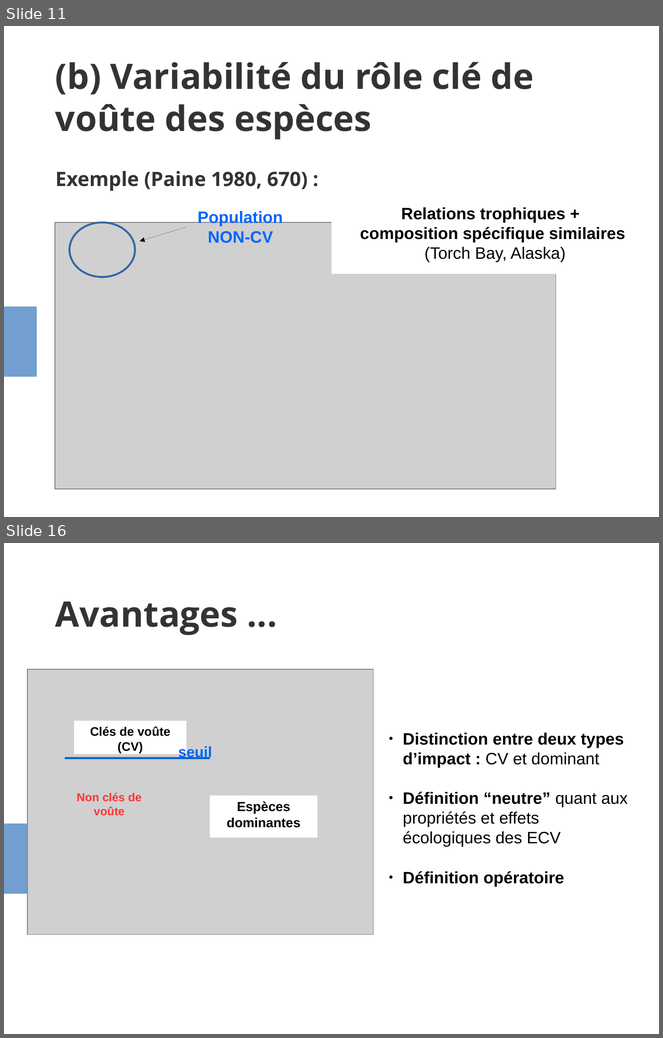
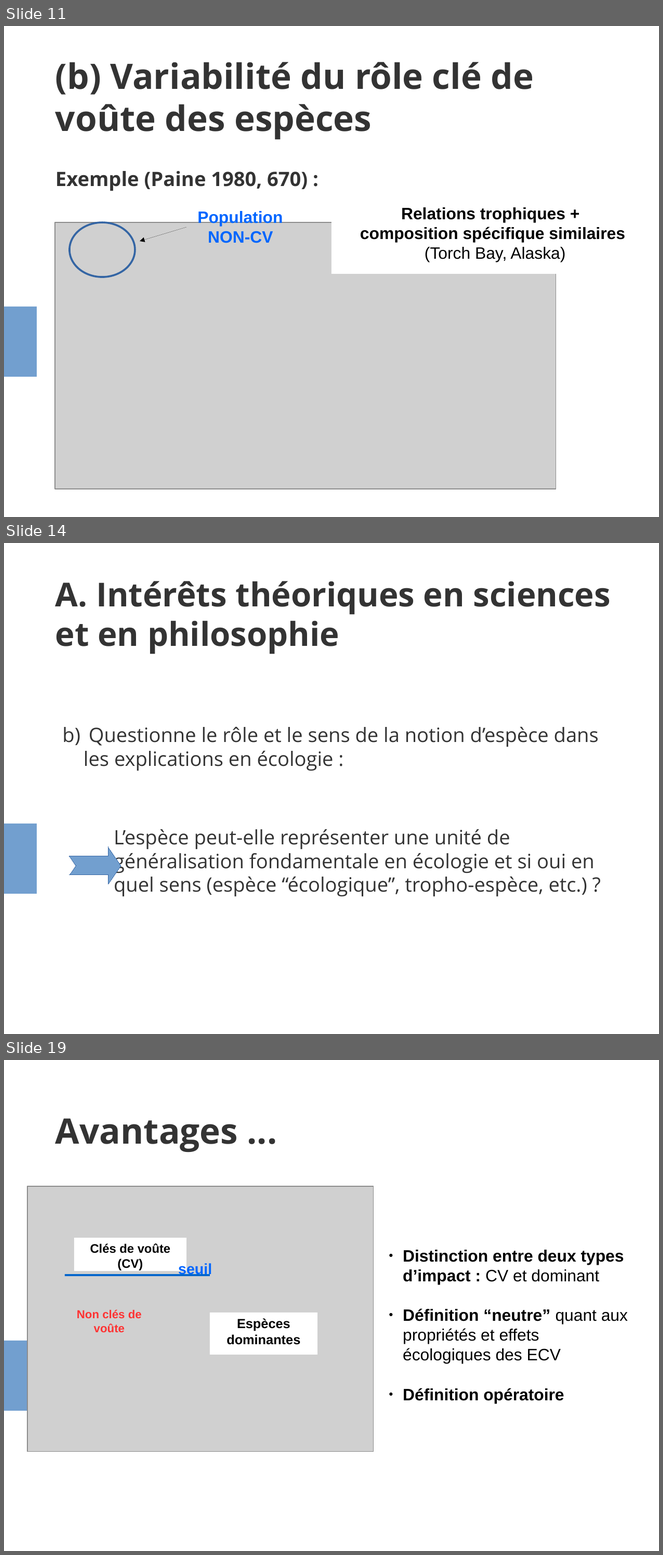
Before and after one commit to evadelmas/keystone_concept, a slide deck: presentation_LEIPS.odp. Shown one above the other, each under a label of ours: slides 11 and 16 before the commit, slides 11, 14 and 19 after it; the slides between them are not shown. The pictures are 663x1038 and 663x1555 pixels, drawn with LibreOffice and Linux fonts; fonts in the diff are those of the drawing; grey boxes stand for pictures. Boxes give left, top, right and bottom in pixels: in the first picture for what was removed or moved away, otherwise in the second. Text is boxed around its words. In the diff, an @@ line names an element or a change of style, - is before the commit and + after.

```diff
--- a/presentation_LEIPS.odp
+++ b/presentation_LEIPS.odp
@@ slide 14 added at bbox=[4, 543, 659, 1034], background #FFFFFF; not listed: 1 template element that a slide beside it also shows @@
@@ title added at bbox=[55, 581, 611, 654], 40 pt, text #333333, bold @@
+A. Intérêts théoriques en sciences et en philosophie
@@ text added at bbox=[84, 727, 599, 897], 24 pt, text #333333 @@
+b) Questionne le rôle et le sens de la notion d’espèce dans les explications en écologie :
+L’espèce peut-elle représenter une unité de généralisation fondamentale en écologie et si oui en quel sens (espèce “écologique”, tropho-espèce, etc.) ?
@@ freeform shape added at bbox=[70, 847, 121, 885], fill #729FCF, outline #3465A4 0 pt @@
@@ what was slide 16 is now slide 19 @@
```
Also in this commit, not shown: 5 slides changed, 3 other slides added, 1 slide removed, 1 other file.
